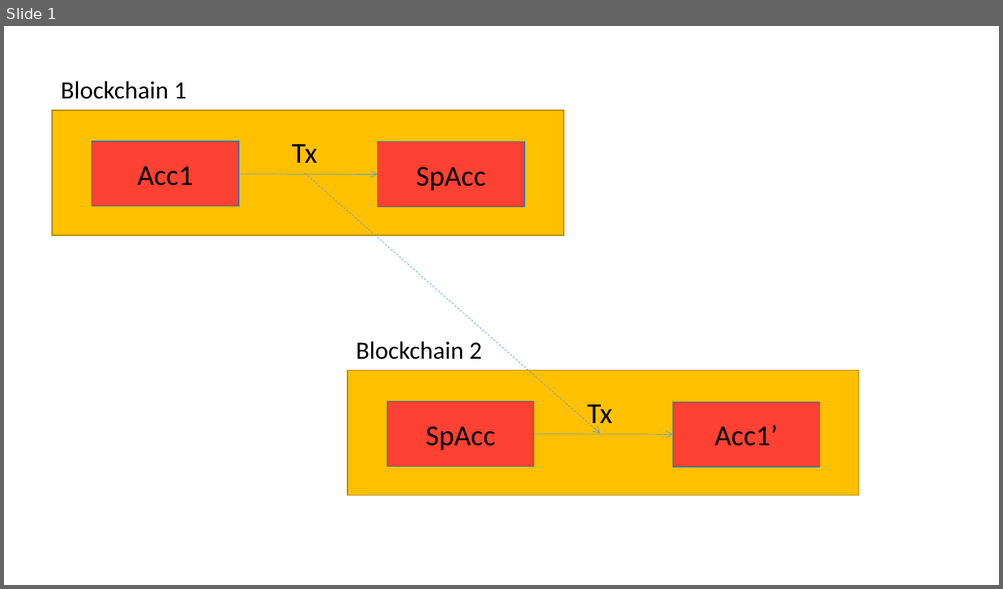
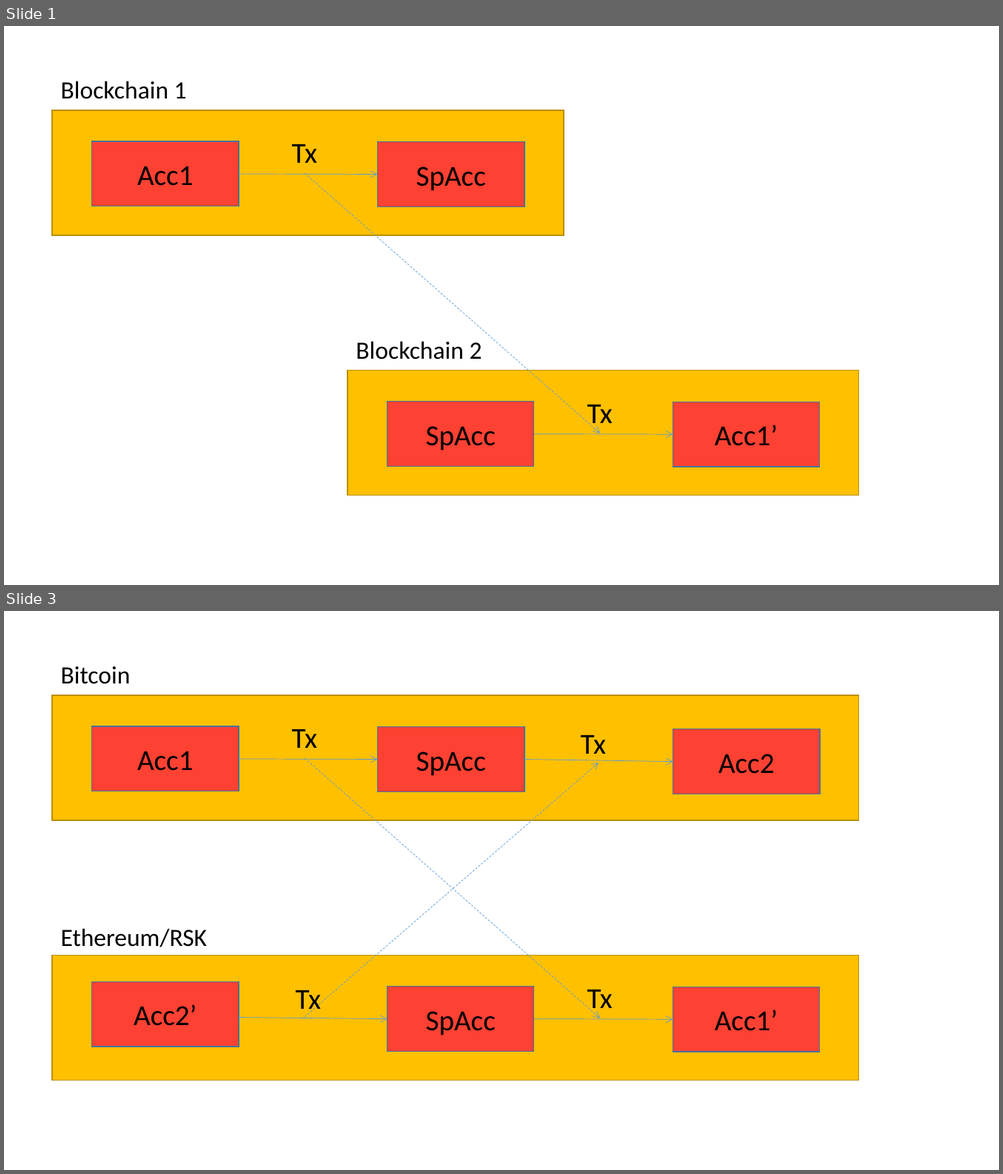
Before and after one commit to ajlopez/Talks, a slide deck: ConnBlockchains/images/BlockchainImages.pptx. Shown one above the other, each under a label of ours: slide 1 before the commit, slides 1 and 3 after it; the slides between them are not shown. The pictures are 1003x589 and 1003x1174 pixels, drawn with LibreOffice and Linux fonts; fonts in the diff are those of the drawing. Boxes give left, top, right and bottom in pixels: in the first picture for what was removed or moved away, otherwise in the second. Text is boxed around its words. In the diff, an @@ line names an element or a change of style, - is before the commit and + after.

```diff
--- a/ConnBlockchains/images/BlockchainImages.pptx
+++ b/ConnBlockchains/images/BlockchainImages.pptx
@@ slide 3 added at <box>4,611,999,1170</box>, background #FFFFFF @@
@@ text added at <box>61,667,131,684</box>, 24 pt, text #000000 @@
+Bitcoin
@@ rectangle added at <box>53,695,859,820</box>, fill #FFC000, outline #BD8E00 1 pt @@
@@ rectangle added at <box>92,726,239,792</box>, fill #FD4133, outline #43739E 1 pt, 28 pt, text #000000 @@
+Acc1
@@ text added at <box>292,729,317,748</box>, 28 pt, text #000000 @@
+Tx
@@ rectangle added at <box>378,726,525,792</box>, fill #FD4133, outline #43739E 1 pt, 28 pt, text #000000 @@
+SpAcc
@@ text added at <box>580,735,606,761</box>, 28 pt, text #000000 @@
+Tx
@@ rectangle added at <box>673,729,820,795</box>, fill #FD4133, outline #43739E 1 pt, 28 pt, text #000000 @@
+Acc2
@@ arrow added from (239, 759) to (378, 760), #5B9BD5 0.5 pt @@
@@ arrow added from (304, 759) to (600, 1019), #5B9BD5 0.5 pt dashed @@
@@ arrow added from (304, 1017) to (599, 763), #5B9BD5 0.5 pt dashed @@
@@ arrow added from (524, 760) to (673, 762), #5B9BD5 0.5 pt @@
@@ text added at <box>61,928,208,948</box>, 24 pt, text #000000 @@
+Ethereum/RSK
@@ rectangle added at <box>53,956,859,1081</box>, fill #FFC000, outline #BD8E00 1 pt @@
@@ rectangle added at <box>92,982,239,1047</box>, fill #FD4133, outline #43739E 1 pt, 28 pt, text #000000 @@
+Acc2’
@@ rectangle added at <box>387,987,534,1052</box>, fill #FD4133, outline #43739E 1 pt, 28 pt, text #000000 @@
+SpAcc
@@ rectangle added at <box>672,987,819,1052</box>, fill #FD4133, outline #43739E 1 pt, 28 pt, text #000000 @@
+Acc1’
@@ text added at <box>296,991,321,1017</box>, 28 pt, text #000000 @@
+Tx
@@ text added at <box>587,990,612,1016</box>, 28 pt, text #000000 @@
+Tx
@@ arrow added from (239, 1017) to (387, 1019), #5B9BD5 0.5 pt @@
@@ arrow added from (534, 1019) to (672, 1020), #5B9BD5 0.5 pt @@
```
Also in this commit, not shown: 1 other slide added.
